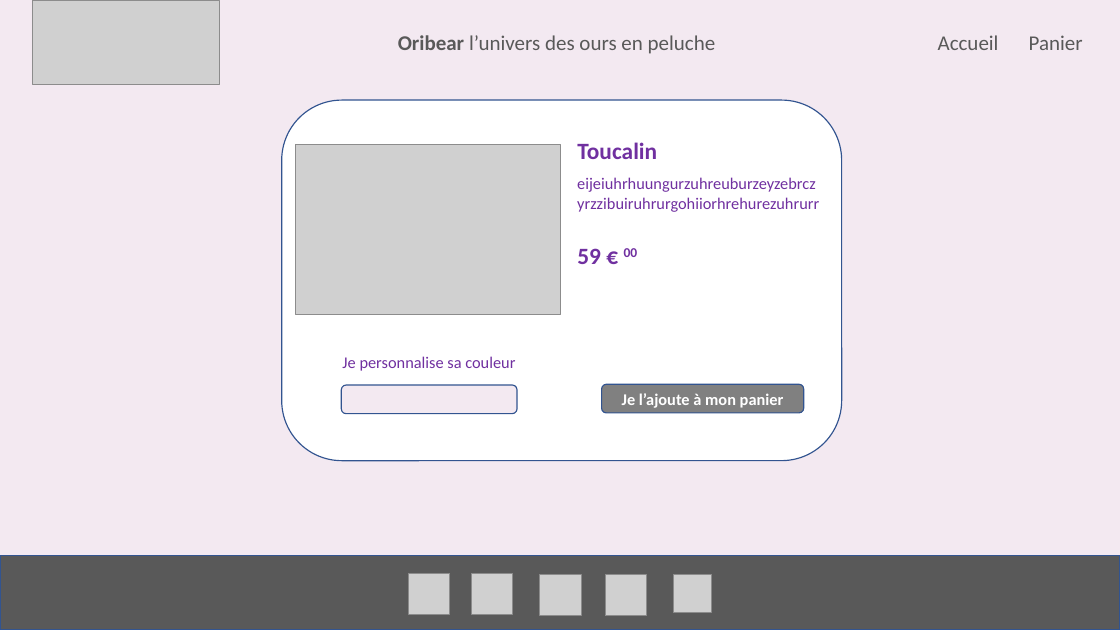
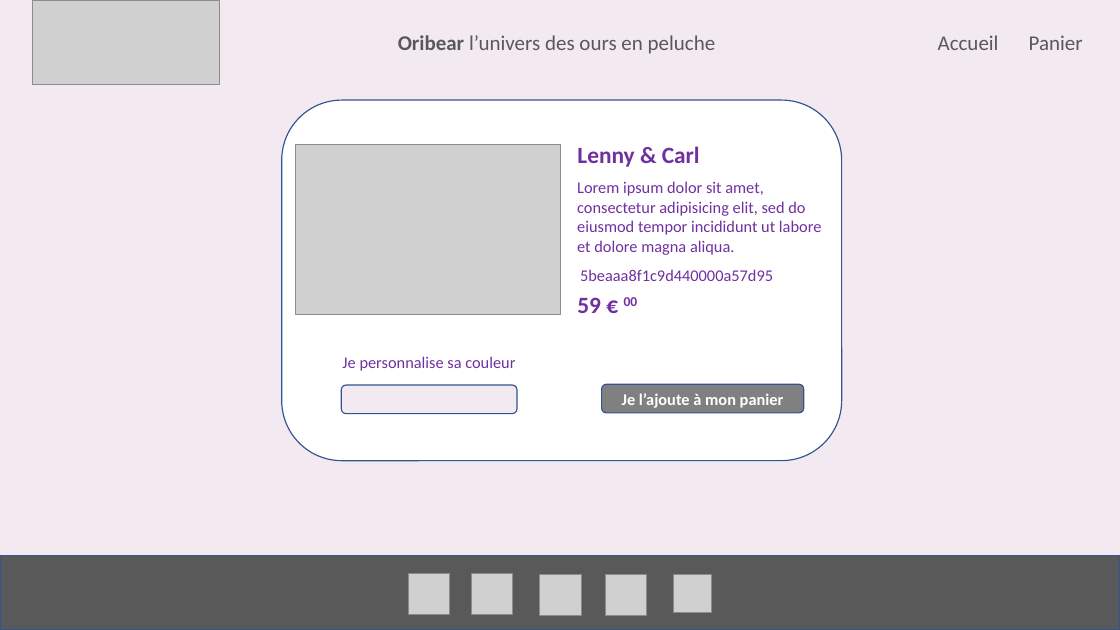
Before and after one commit to darethlao/orinoco, a slide deck: slide 4 of design marquette/orinoco_webdesign_model.pptx. Drawn at 1120x630 pixels with LibreOffice and Linux fonts; fonts in the diff are those of the drawing; grey boxes stand for pictures; background and template pictures are left out. Boxes give left, top, right and bottom in pixels: in the first picture for what was removed or moved away, otherwise in the second. Text is boxed around its words. In the diff, an @@ line names an element or a change of style, - is before the commit and + after.

```diff
--- a/design marquette/orinoco_webdesign_model.pptx
+++ b/design marquette/orinoco_webdesign_model.pptx
@@ text removed at (577,142,657,159) @@
-Toucalin
@@ text added at (577,146,700,167), 20 pt, text #7030A0, bold @@
+Lenny & Carl
@@ text removed at (569,169,831,217) @@
-eijeiuhrhuungurzuhreuburzeyzebrczyrzzibuiruhrurgohiiorhrehurezuhrurr
@@ text added at (577,181,821,255), 14 pt, text #7030A0 @@
+Lorem ipsum dolor sit amet, consectetur adipisicing elit, sed do eiusmod tempor incididunt ut labore et dolore magna aliqua.
@@ text added at (580,269,773,281), 14 pt, text #7030A0 @@
+5beaaa8f1c9d440000a57d95
@@ text "59 € 00": place and size @@
-text "59 € 00" at (577,248,638,264)
+text "59 € 00" at (577,297,638,313)
```
Also in this commit, not shown: 7 other slides changed, 1 slide added, 13 other files.
